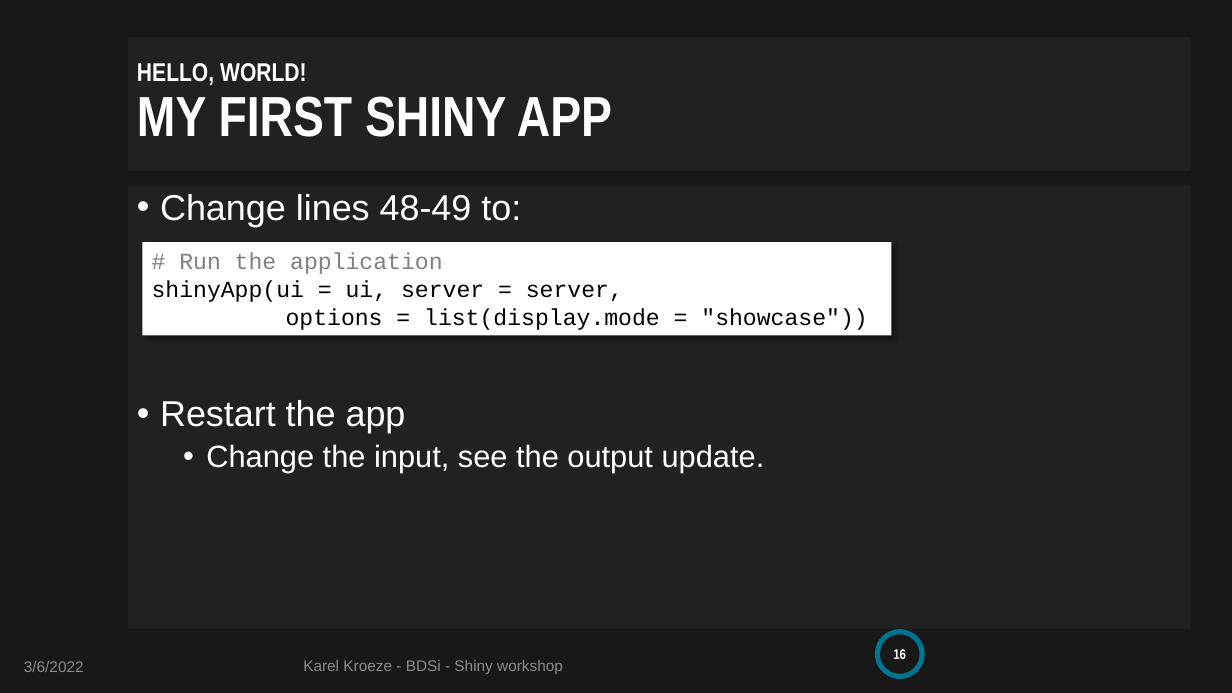
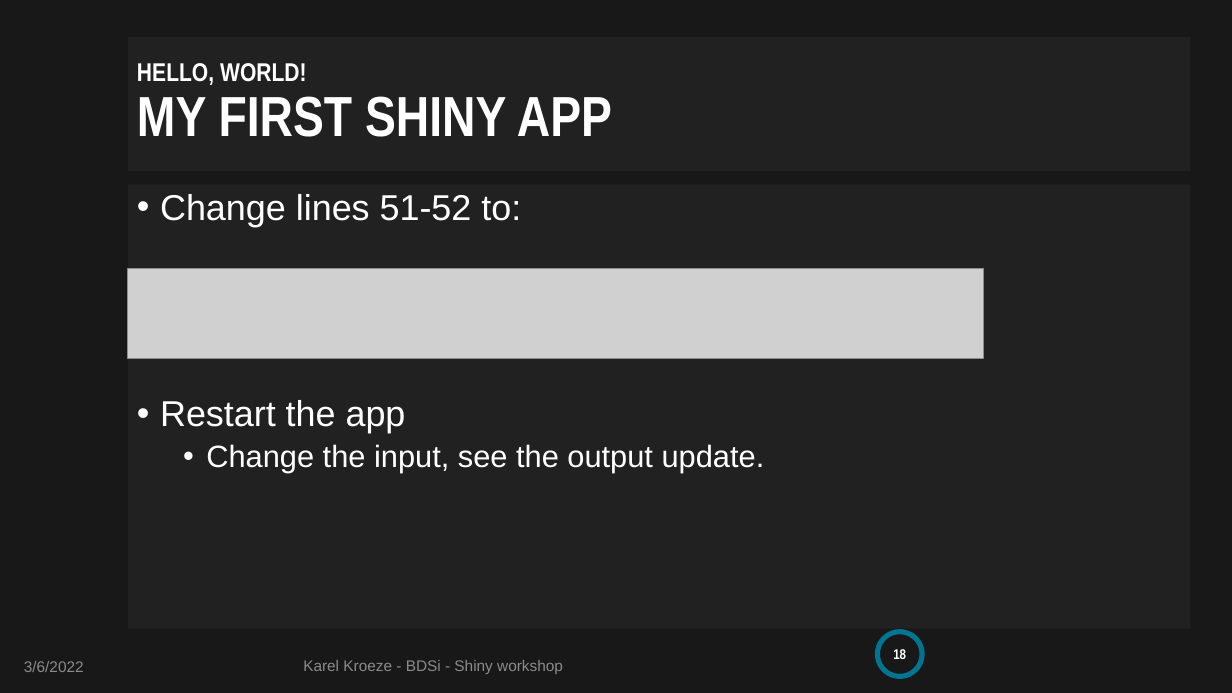
Before and after one commit to BDSI-Utwente/shiny-workshop, a slide deck: slide 18 of slides/shiny-workshop.pptx (slide 16 before the commit). Drawn at 1232x693 pixels with LibreOffice and Linux fonts; fonts in the diff are those of the drawing; grey boxes stand for pictures; background and template pictures are left out. Boxes give left, top, right and bottom in pixels: in the first picture for what was removed or moved away, otherwise in the second. Text is boxed around its words. In the diff, an @@ line names an element or a change of style, - is before the commit and + after.

```diff
--- a/slides/shiny-workshop.pptx
+++ b/slides/shiny-workshop.pptx
@@ text at [160,194,521,227]: text changed @@
-• Change lines 48-49 to:
+• Change lines 51-52 to:
@@ picture added at [128,269,983,359] @@
@@ rectangle removed at [142,242,891,335] @@
-# Run the application
-shinyApp(ui = ui, server = server,
-options = list(display.mode = "showcase"))
```
Also in this commit, not shown: 4 other slides changed, 2 slides added, 7 other files.
